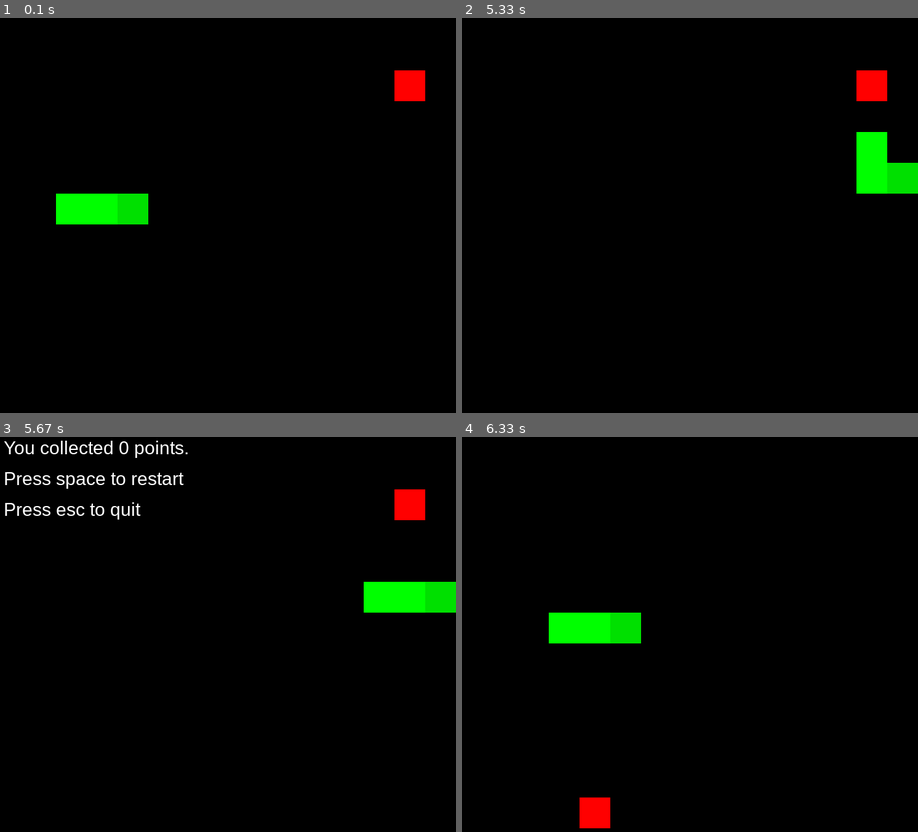
Above: before the commit, frames 1-4 (two rows, left to right).
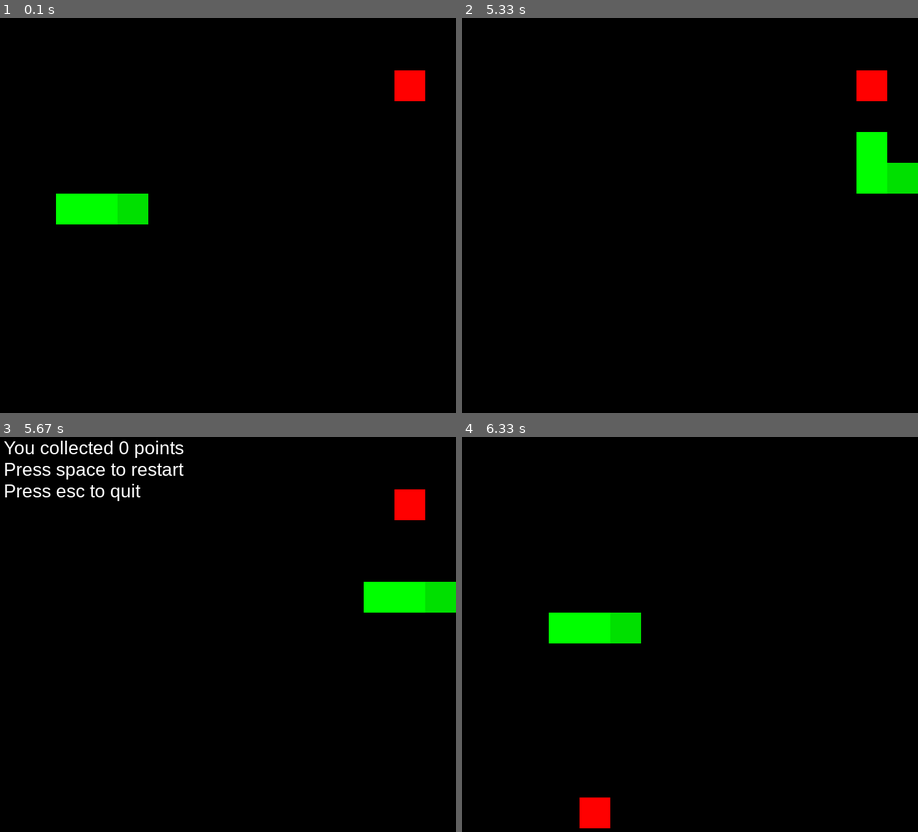
Above: after the commit, the same moments.

Repository: NorbertCode/PygameSnake
Game: pygame game, started from main.py
Two runs of this game, one before a commit and one after it. Both use one fixed random seed, a clock stepped at 60 frames per second and the inputs below.
Inputs:
- Up to frame 1 (0.1 s): no input
- Up to frame 2 (5.33 s): tap Space at 0.33 s; hold Up 1.17-1.63 s; hold Right 1.67-2.13 s; hold Left 2.17-2.7 s; hold Down 2.73-3.03 s; hold Left 3.07-3.47 s; hold Up 3.5-3.87 s; hold Right 3.9-4.53 s; hold Down 4.57-4.93 s; tap D at 4.97 s; hold Left from 5.3 s (still down)
- Up to frame 3 (5.67 s): keep holding Left
- Up to frame 4 (6.33 s): release Left at 5.77 s; tap Space at 6.3 s

Frames 1-2 are identical in both runs. In frame 3, 1.5% of the frame differs, in the area x 1-42%, y 3-21%; in frame 4, nothing differs.

Commit message:
small fixes

Diff:
--- a/main.py
+++ b/main.py
@@ -87,7 +87,6 @@
             # keep randomizing point's position until it's not spawned inside the snake
             while True:
                 point = RandomizePosition()
-                print(point, IsInsideSnake(point, snake))
                 if not IsInsideSnake(point, snake):
                     break
 
@@ -115,9 +114,9 @@
         timeSinceTick += clock.tick()
 
     else:
-        DrawText('You collected ' + str(pointsCollected) + ' points.', 30, 15, 15)
-        DrawText('Press space to restart', 30, 15, 65)
-        DrawText('Press esc to quit', 30, 15, 115)
+        DrawText('You collected ' + str(pointsCollected) + (' points' if pointsCollected != 1 else ' point'), 30, 15, 15)
+        DrawText('Press space to restart', 30, 15, 50)
+        DrawText('Press esc to quit', 30, 15, 85)
 
     # --- Drawing ---
     pygame.draw.rect(window, (255, 0, 0), point)
